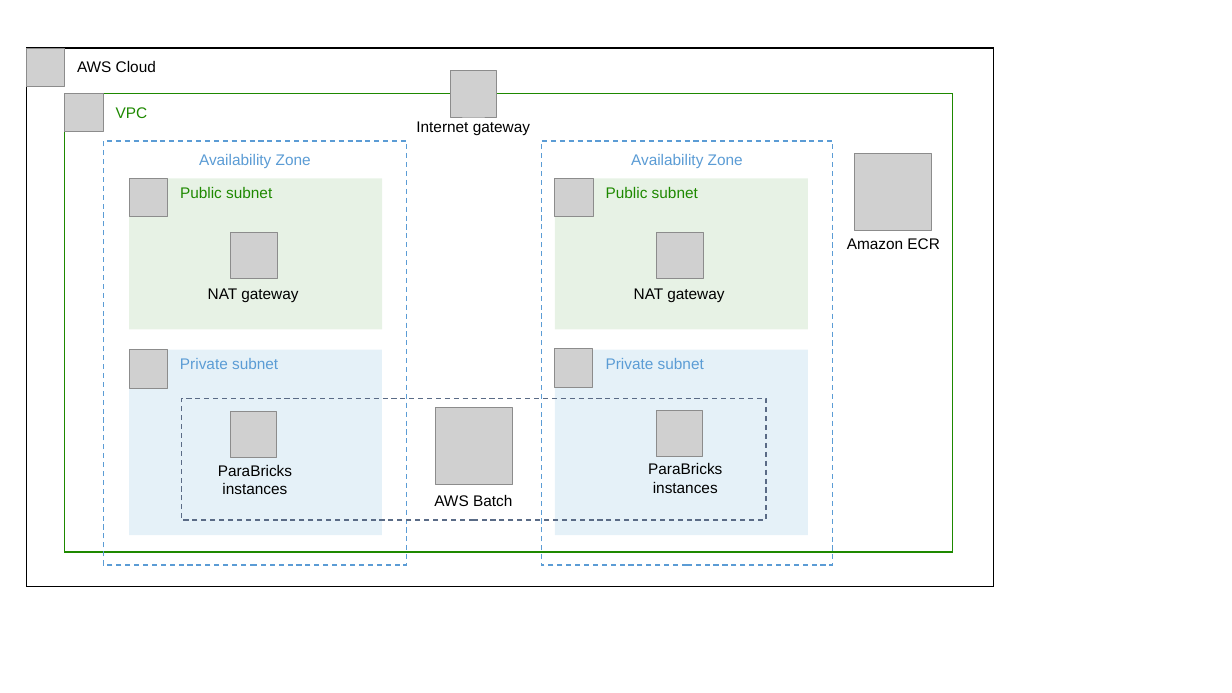
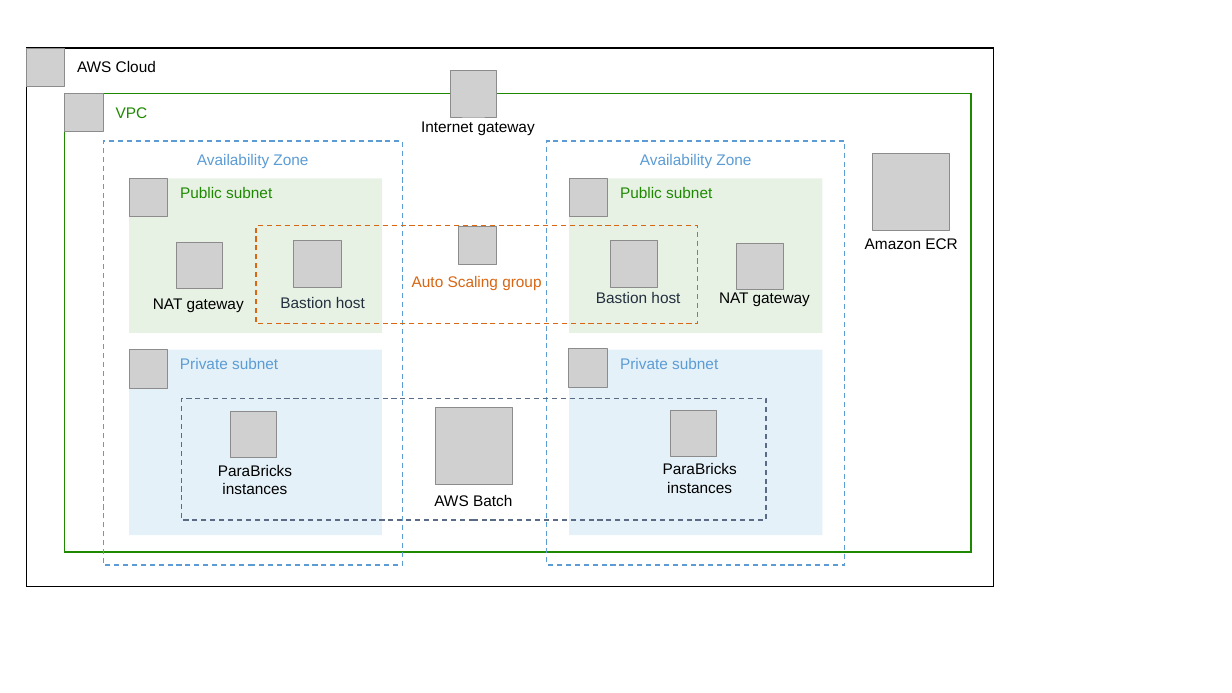
Before and after one commit to aws-quickstart/quickstart-nvidia-parabricks, a slide deck: slide 1 of docs/deployment_guide/images/nvidia-parabricks-architecture-diagram.pptx. Drawn at 1232x693 pixels with LibreOffice and Linux fonts; fonts in the diff are those of the drawing; grey boxes stand for pictures. Boxes give left, top, right and bottom in pixels: in the first picture for what was removed or moved away, otherwise in the second. Text is boxed around its words. In the diff, an @@ line names an element or a change of style, - is before the commit and + after.

```diff
--- a/docs/deployment_guide/images/nvidia-parabricks-architecture-diagram.pptx
+++ b/docs/deployment_guide/images/nvidia-parabricks-architecture-diagram.pptx
@@ rectangle "VPC": place and size @@
-rectangle "VPC" at [65, 93, 953, 552]
+rectangle "VPC" at [65, 93, 971, 552]
@@ text "Internet gateway": place and size @@
-text "Internet gateway" at [416, 121, 530, 135]
+text "Internet gateway" at [421, 121, 535, 135]
@@ rectangle "Availability Zone": place and size @@
-rectangle "Availability Zone" at [104, 141, 408, 566]
+rectangle "Availability Zone" at [104, 141, 403, 566]
@@ rectangle "Availability Zone": place and size @@
-rectangle "Availability Zone" at [542, 141, 834, 566]
+rectangle "Availability Zone" at [547, 141, 845, 566]
@@ 3 pictures, 2 rectangles, 1 text: place and size @@
-3 pictures, 2 rectangles, 1 text at [555, 178, 808, 536]
+3 pictures, 2 rectangles, 1 text at [569, 178, 823, 536]
@@ picture: place and size @@
-picture at [855, 153, 932, 230]
+picture at [873, 153, 950, 230]
@@ rectangle added at [256, 226, 698, 323], outline #D86613 1 pt dashed, 12 pt, text #D86613 @@
+Auto Scaling group
@@ picture added at [458, 226, 497, 265] @@
@@ text "Amazon ECR": place and size @@
-text "Amazon ECR" at [847, 238, 939, 249]
+text "Amazon ECR" at [865, 238, 957, 249]
@@ picture: place and size @@
-picture at [231, 233, 277, 279]
+picture at [177, 242, 223, 288]
@@ picture added at [294, 240, 341, 287] @@
@@ picture added at [611, 240, 658, 287] @@
@@ picture: place and size @@
-picture at [657, 233, 703, 279]
+picture at [737, 244, 783, 290]
@@ text "NAT gateway": place and size @@
-text "NAT gateway" at [208, 288, 298, 302]
+text "NAT gateway" at [153, 298, 244, 312]
@@ text added at [280, 297, 365, 308], 12 pt, text #232F3E @@
+Bastion host
@@ text added at [596, 292, 680, 303], 12 pt, text #232F3E @@
+Bastion host
@@ text "NAT gateway": place and size @@
-text "NAT gateway" at [634, 288, 724, 302]
+text "NAT gateway" at [719, 292, 810, 306]
```
Also in this commit, not shown: 3 other files.
